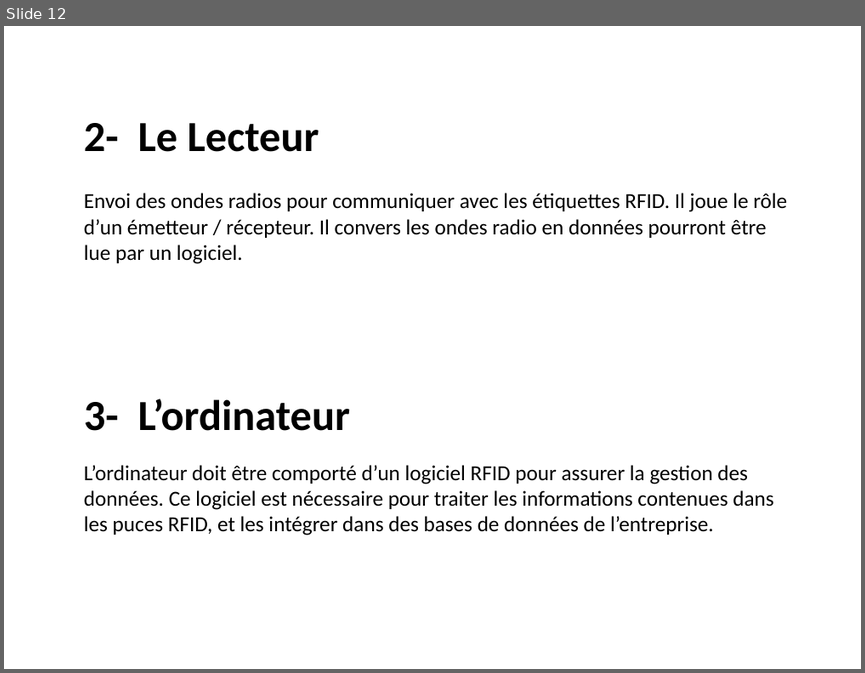
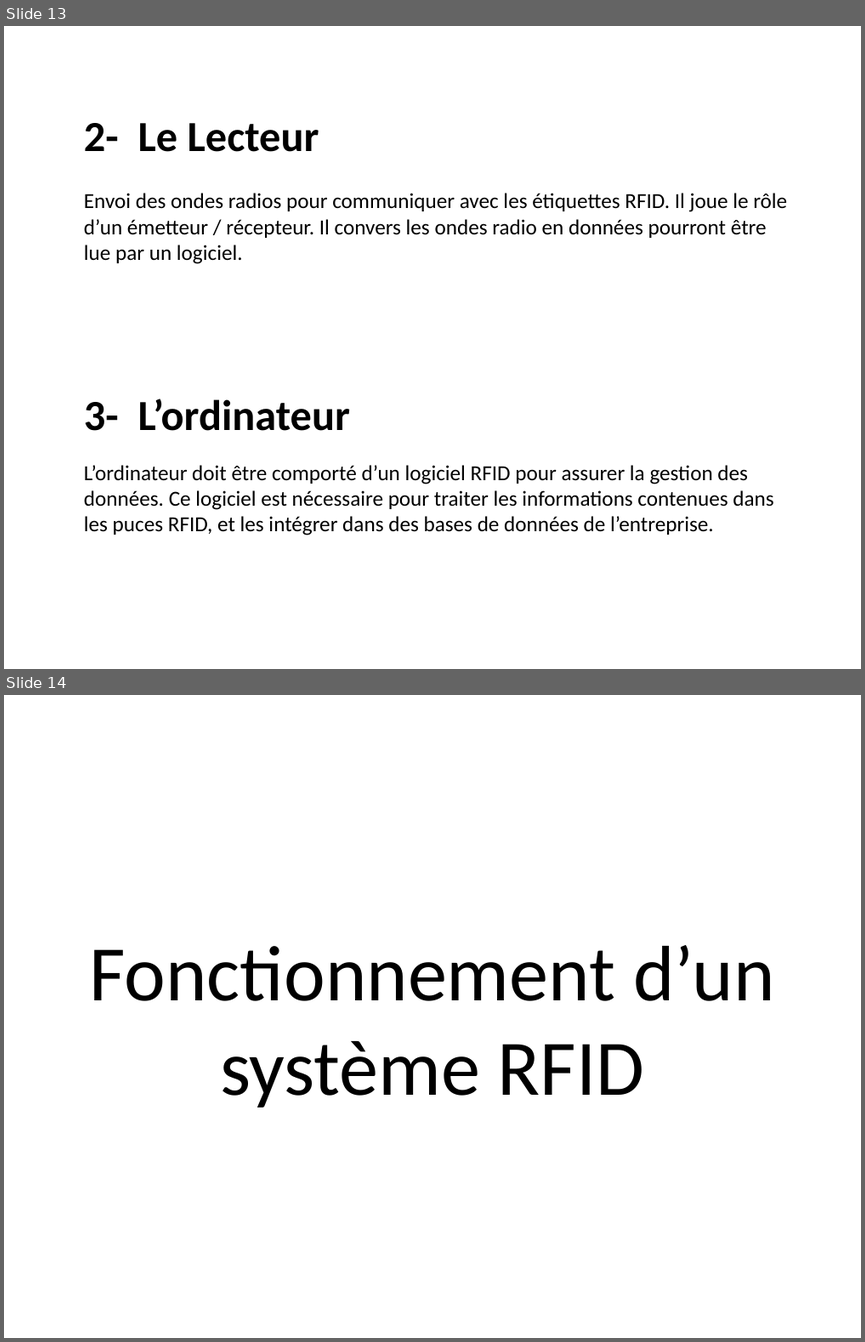
Before and after one commit to adeiry/RFID, a slide deck: RFID.pptx. Shown one above the other, each under a label of ours: slide 12 before the commit, slides 13 and 14 after it. The pictures are 865x673 and 865x1342 pixels, drawn with LibreOffice and Linux fonts; fonts in the diff are those of the drawing. Boxes give left, top, right and bottom in pixels: in the first picture for what was removed or moved away, otherwise in the second. Text is boxed around its words. In the diff, an @@ line names an element or a change of style, - is before the commit and + after.

```diff
--- a/RFID.pptx
+++ b/RFID.pptx
@@ slide 14 added at [4, 695, 861, 1338], background #FFFFFF @@
@@ title added at [90, 945, 775, 1107], 66 pt, text #000000 @@
+Fonctionnement d’un système RFID
@@ what was slide 12 is now slide 13 @@
```
Also in this commit, not shown: 7 other slides added.
